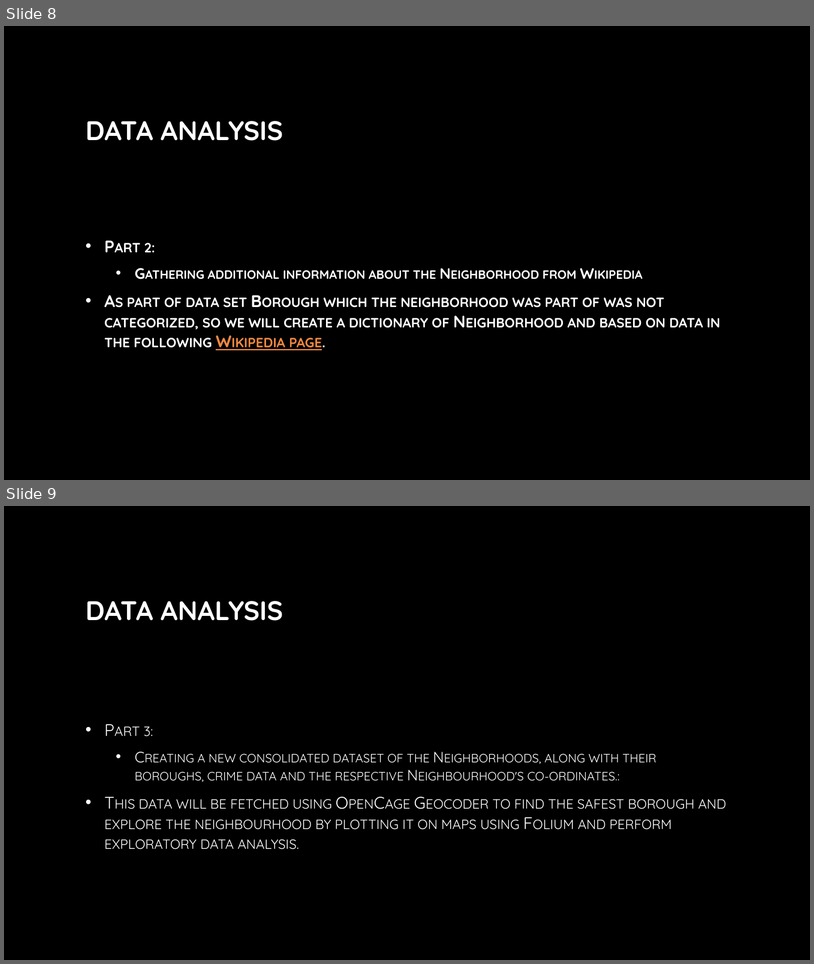
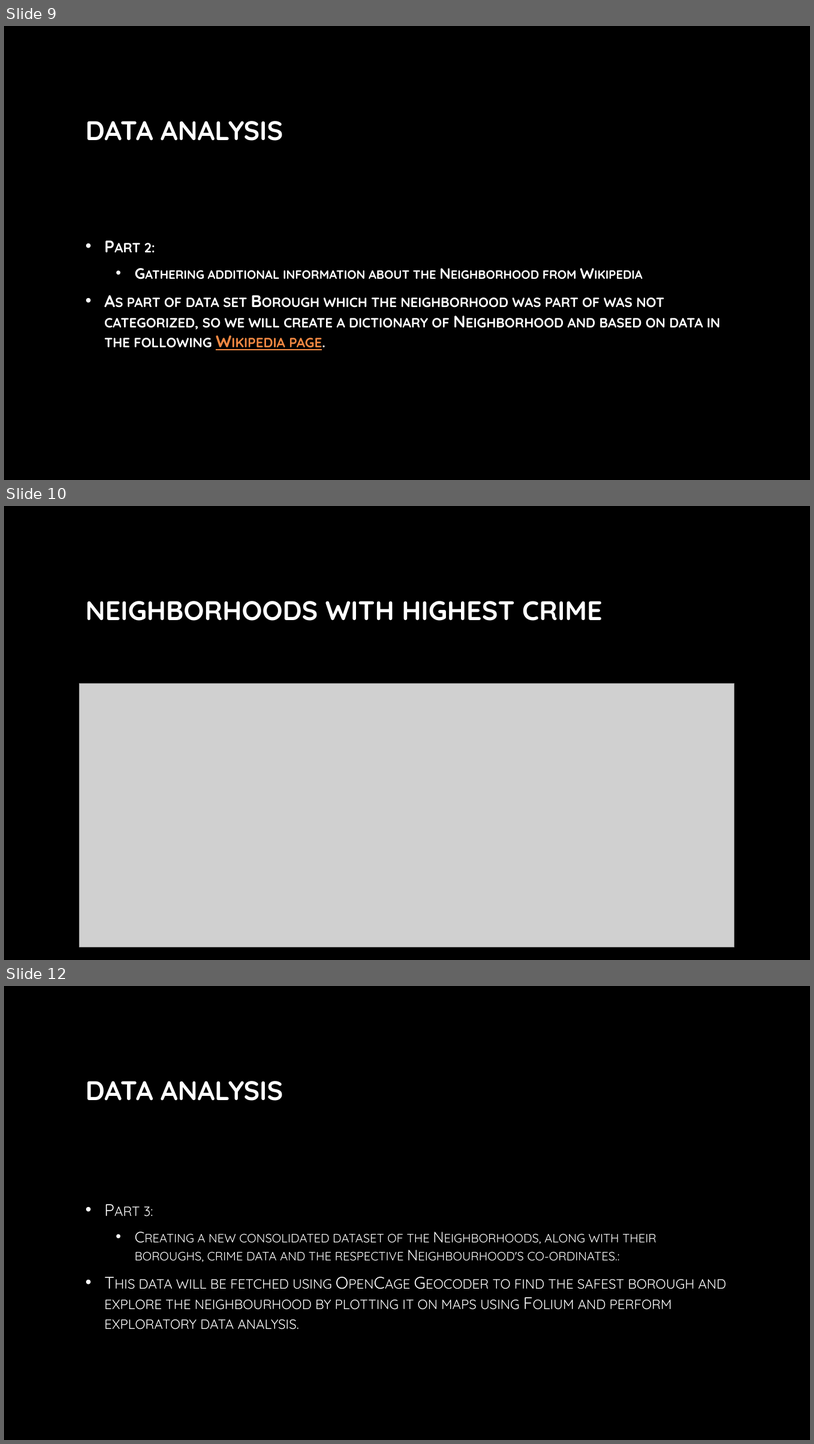
Before and after one commit to Mohamed-Ahmed-Abo-El-Enen/Capstone-Project-The-Battle-of-Neighborhoods, a slide deck: IBM Capstone Project - The Battle of Neighborhoods.pptx. Shown one above the other, each under a label of ours: slides 8 and 9 before the commit, slides 9, 10 and 12 after it; the slides between them are not shown. The pictures are 814x964 and 814x1444 pixels, drawn with LibreOffice and Linux fonts; fonts in the diff are those of the drawing; grey boxes stand for pictures; background and template pictures are left out. Boxes give left, top, right and bottom in pixels: in the first picture for what was removed or moved away, otherwise in the second. Text is boxed around its words. In the diff, an @@ line names an element or a change of style, - is before the commit and + after.

```diff
--- a/IBM Capstone Project - The Battle of Neighborhoods.pptx
+++ b/IBM Capstone Project - The Battle of Neighborhoods.pptx
@@ slide 10 added at (4, 506, 810, 960), background picture (left out) @@
@@ title added at (86, 601, 603, 621), 32 pt, text gradient #FFFFFF to #A6A6A6, bold @@
+NEIGHBORHOODS WITH HIGHEST CRIME
@@ picture added at (80, 683, 735, 946) @@
@@ what was slide 8 is now slide 9 @@
@@ what was slide 9 is now slide 12 @@
```
Also in this commit, not shown: 6 other slides added.
